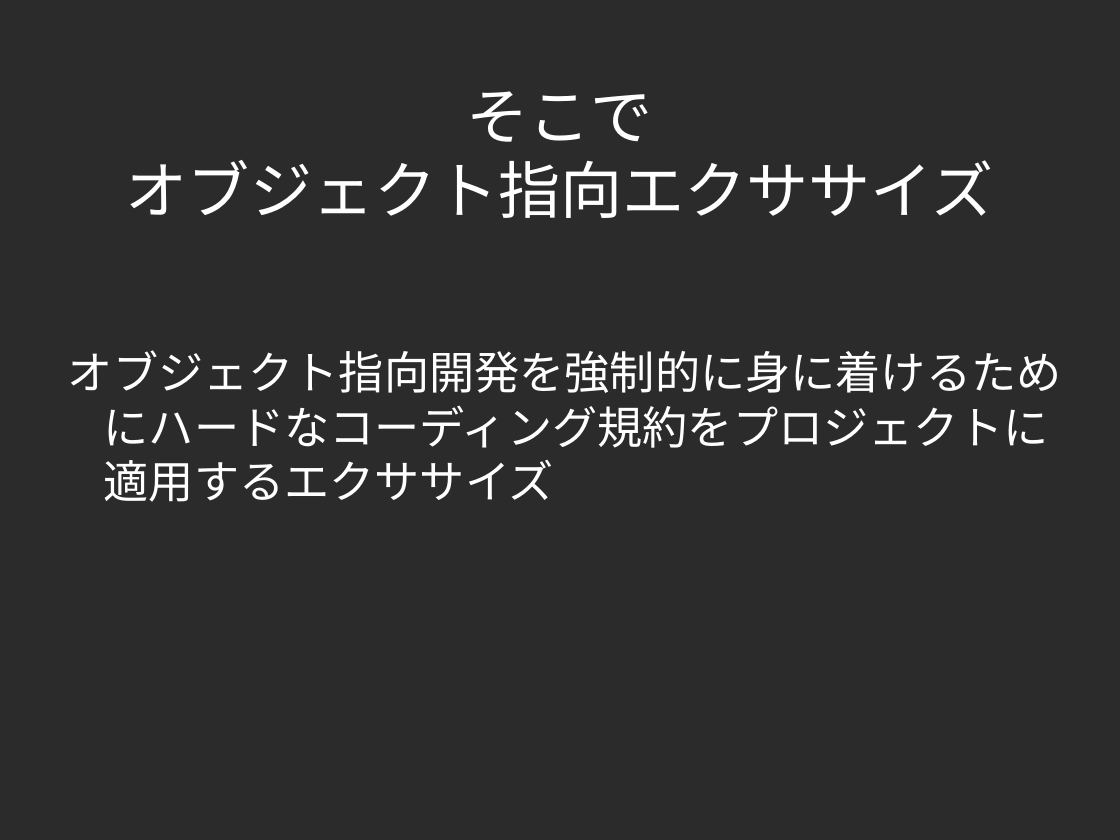
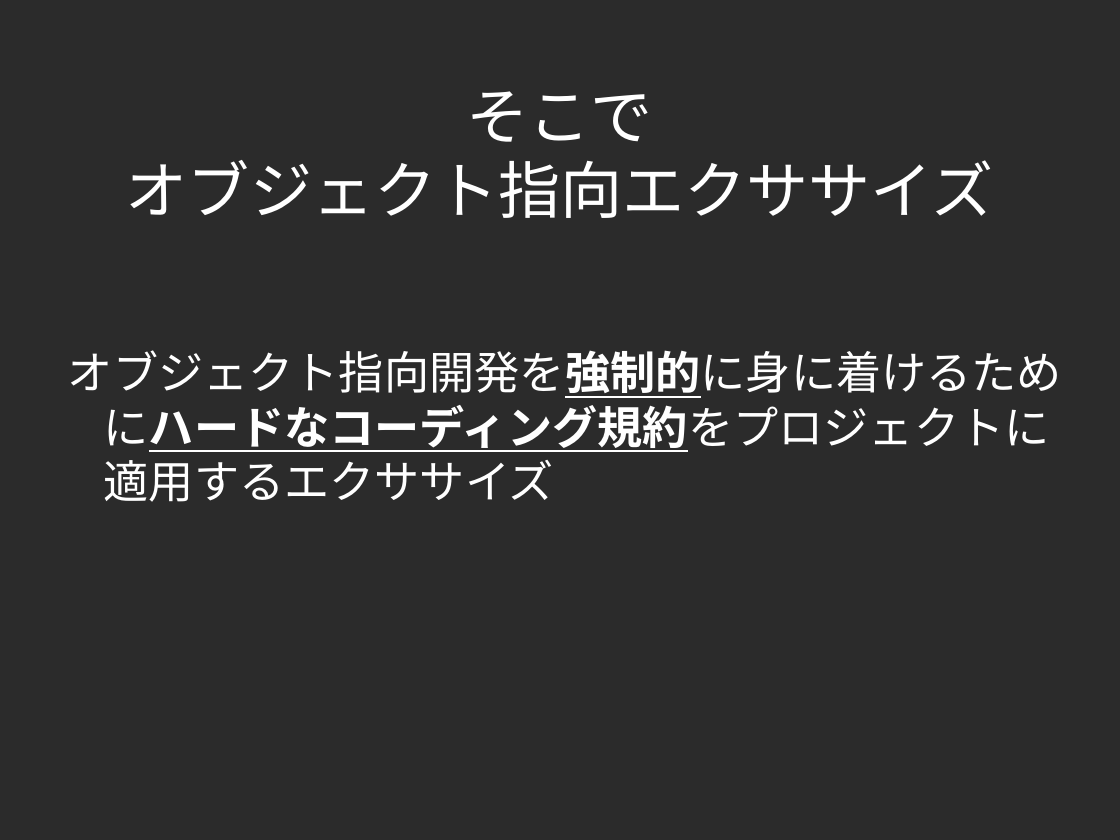
Before and after one commit to yojik/yojik-lib, a slide deck: slide 5 of 2009devsumi/oo_exercise/doc/devsum.odp. Drawn at 1120x840 pixels with LibreOffice and Linux fonts; fonts in the diff are those of the drawing; background and template pictures are left out; a plain dark background stands for a picture behind light text. Boxes give left, top, right and bottom in pixels: in the first picture for what was removed or moved away, otherwise in the second. Text is boxed around its words. In the diff, an @@ line names an element or a change of style, - is before the commit and + after.

```diff
--- a/2009devsumi/oo_exercise/doc/devsum.odp
+++ b/2009devsumi/oo_exercise/doc/devsum.odp
@@ text "オブジェクト指向開発を強制的に身に着けるためにハードなコーディング規約をプロジェクトに適用するエクササイズ" at bbox=[68, 350, 1062, 502]: bold on, underline on in "オブジェクト指向開発を強制的に身に着けるためにハードなコーディング規約をプロジェクトに適用するエクササイズ" @@
```
Also in this commit, not shown: 3 other slides changed, 3 slides added, 2 slides removed.
